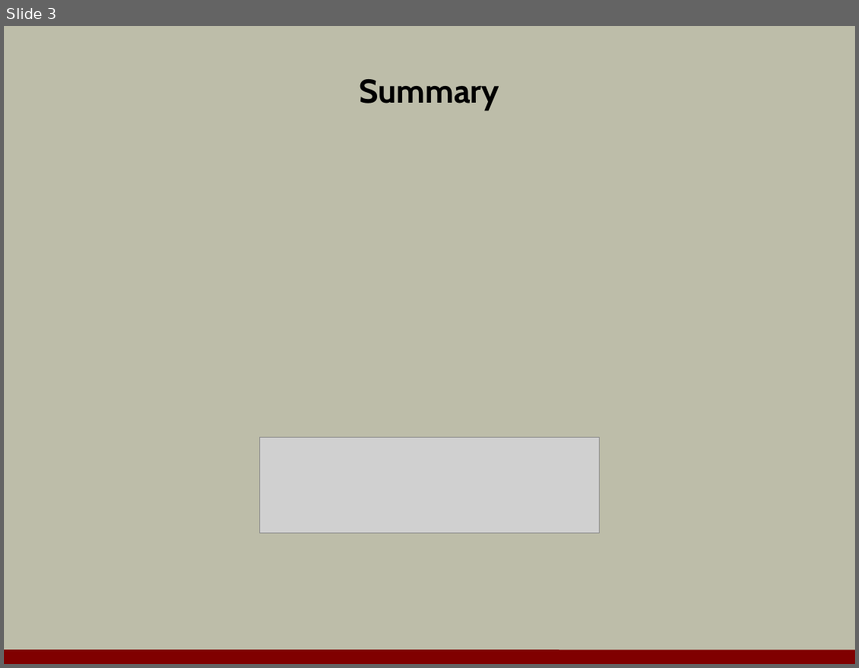
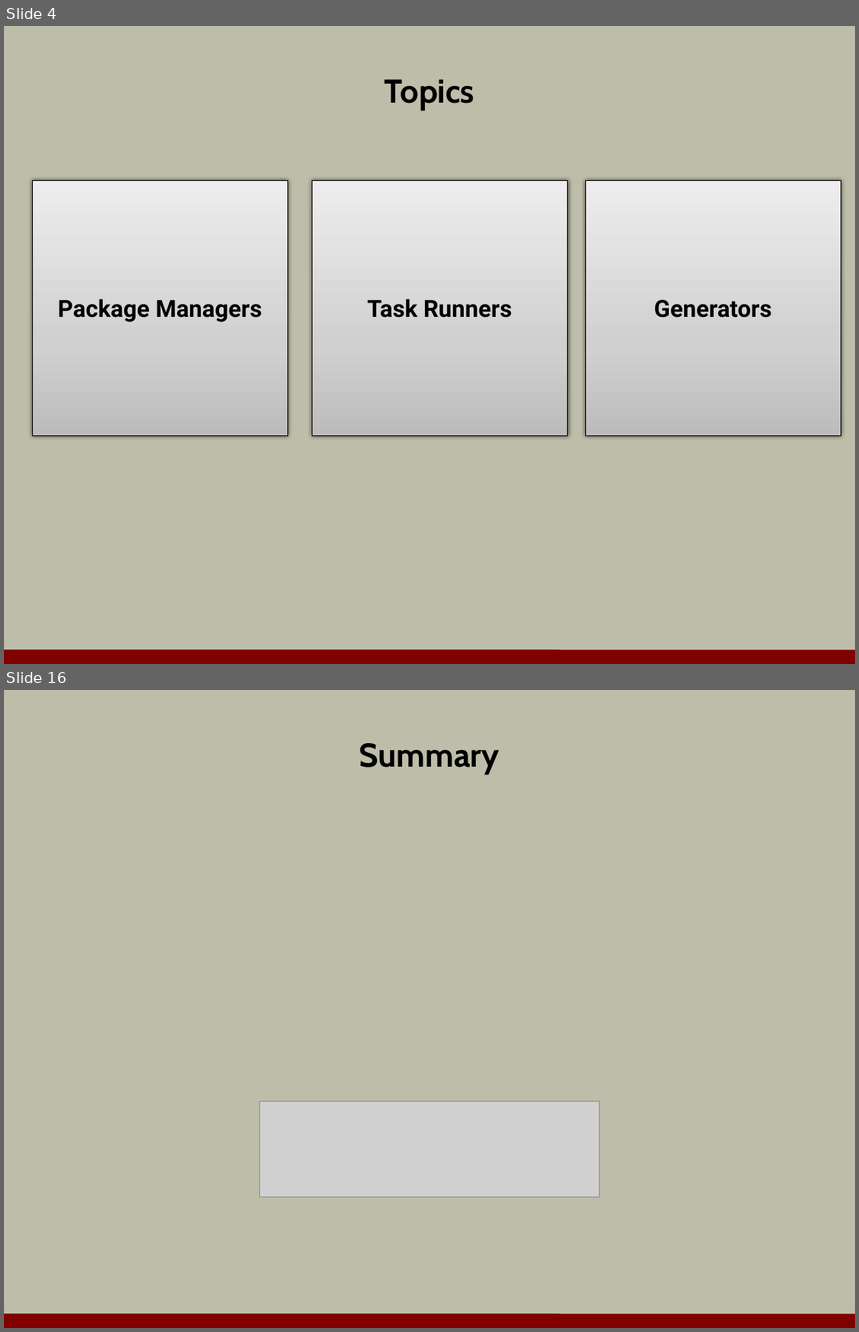
Before and after one commit to OdeToCode/classes, a slide deck: angularjs/slides/a3_nodetools.pptx. Shown one above the other, each under a label of ours: slide 3 before the commit, slides 4 and 16 after it; the slides between them are not shown. The pictures are 859x668 and 859x1332 pixels, drawn with LibreOffice and Linux fonts; fonts in the diff are those of the drawing; grey boxes stand for pictures; background and template pictures are left out. Boxes give left, top, right and bottom in pixels: in the first picture for what was removed or moved away, otherwise in the second. Text is boxed around its words. In the diff, an @@ line names an element or a change of style, - is before the commit and + after.

```diff
--- a/angularjs/slides/a3_nodetools.pptx
+++ b/angularjs/slides/a3_nodetools.pptx
@@ slide 4 added at (4,26,855,664), background #BDBDA9; not listed: 1 template element that a slide beside it also shows @@
@@ title added at (385,79,475,110), 28 pt, text #000000, bold @@
+Topics
@@ rectangle added at (32,181,287,436), fill gradient #BDBDBD to #D1D1D1 to #EEEEEE, outline #000000 0.5 pt, 20 pt, text #000000, bold @@
+Package Managers
@@ rectangle added at (312,181,567,436), fill gradient #BDBDBD to #D1D1D1 to #EEEEEE, outline #000000 0.5 pt, 20 pt, text #000000, bold @@
+Task Runners
@@ rectangle added at (585,181,841,436), fill gradient #BDBDBD to #D1D1D1 to #EEEEEE, outline #000000 0.5 pt, 20 pt, text #000000, bold @@
+Generators
@@ what was slide 3 is now slide 16 @@
```
Also in this commit, not shown: 1 slide changed, 13 other slides added, 1 slide removed, 1 other file.
